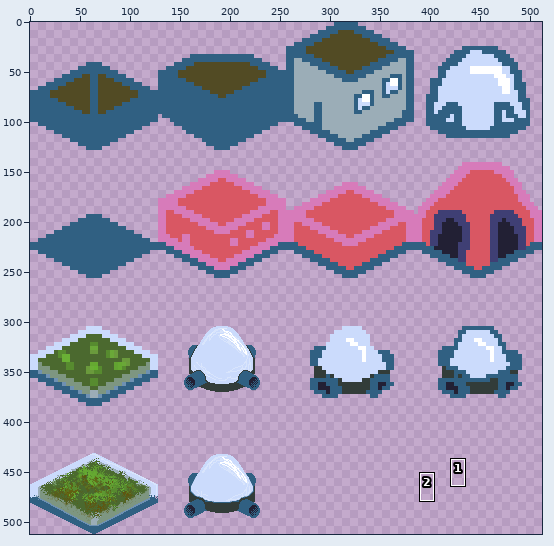
One commit to this sprite sheet: isometriccity/buildings.png. Above, an overview of the earlier version with the close-up marked.
Close-up. Before the commit:
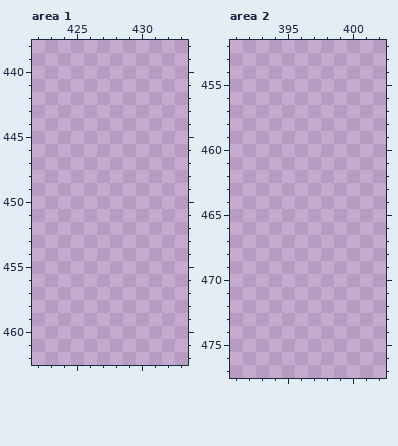
The file is 512x512 pixels. Colours within 5 levels of each other are drawn and written as one. Shown: area 1: x 422..433, y 438..462; area 2: x 391..402, y 452..477. The commit also changed other parts of the picture, which this record leaves out.
After the commit:
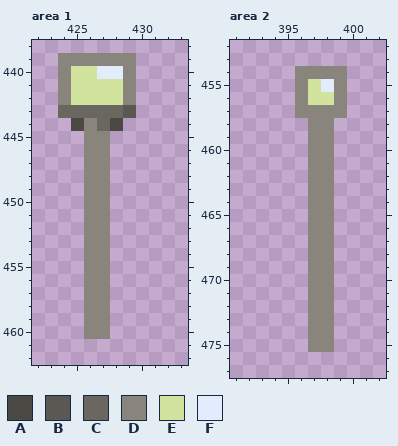
Palette (. is transparent): A #4a4944  B #5a5852  C #696760  D #89857c  E #d2e39d  F #e3ecfc
Change:
{"where": "area 1"}
{"y":439,"x":424,"old":"......","new":"DDDDDD"}
{"y":440,"x":424,"old":"......","new":"DEEFFD"}
{"y":441,"x":424,"old":"......","new":"DEEEED"}
{"y":442,"x":424,"old":"......","new":"DEEEED"}
{"y":443,"x":424,"old":"......","new":"CCCCCB"}
{"y":444,"x":425,"old":"....","new":"ADCA"}
{"y":445,"x":426,"old":"..","new":"DD"}
{"y":446,"x":426,"old":"..","new":"DD"}
{"y":447,"x":426,"old":"..","new":"DD"}
{"y":448,"x":426,"old":"..","new":"DD"}
{"y":449,"x":426,"old":"..","new":"DD"}
{"y":450,"x":426,"old":"..","new":"DD"}
{"y":451,"x":426,"old":"..","new":"DD"}
{"y":452,"x":426,"old":"..","new":"DD"}
{"y":453,"x":426,"old":"..","new":"DD"}
{"y":454,"x":426,"old":"..","new":"DD"}
{"y":455,"x":426,"old":"..","new":"DD"}
{"y":456,"x":426,"old":"..","new":"DD"}
{"y":457,"x":426,"old":"..","new":"DD"}
{"y":458,"x":426,"old":"..","new":"DD"}
{"y":459,"x":426,"old":"..","new":"DD"}
{"y":460,"x":426,"old":"..","new":"DD"}
{"where": "area 2"}
{"y":454,"x":396,"old":"....","new":"DDDD"}
{"y":455,"x":396,"old":"....","new":"DEFD"}
{"y":456,"x":396,"old":"....","new":"DEED"}
{"y":457,"x":396,"old":"....","new":"DDDD"}
{"y":458,"x":397,"old":"..","new":"DD"}
{"y":459,"x":397,"old":"..","new":"DD"}
{"y":460,"x":397,"old":"..","new":"DD"}
{"y":461,"x":397,"old":"..","new":"DD"}
{"y":462,"x":397,"old":"..","new":"DD"}
{"y":463,"x":397,"old":"..","new":"DD"}
{"y":464,"x":397,"old":"..","new":"DD"}
{"y":465,"x":397,"old":"..","new":"DD"}
{"y":466,"x":397,"old":"..","new":"DD"}
{"y":467,"x":397,"old":"..","new":"DD"}
{"y":468,"x":397,"old":"..","new":"DD"}
{"y":469,"x":397,"old":"..","new":"DD"}
{"y":470,"x":397,"old":"..","new":"DD"}
{"y":471,"x":397,"old":"..","new":"DD"}
{"y":472,"x":397,"old":"..","new":"DD"}
{"y":473,"x":397,"old":"..","new":"DD"}
{"y":474,"x":397,"old":"..","new":"DD"}
{"y":475,"x":397,"old":"..","new":"DD"}
{"label":"added","picture_box":[58,53,136,339]}
{"label":"added","picture_box":[295,66,347,352]}
